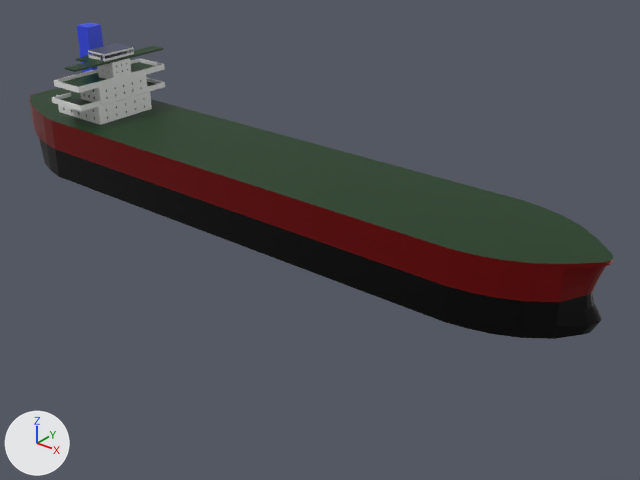
One commit to the FBX model Test4/Assets/ship.fbx: the scene before it, then after it.
Camera for both pictures: a 50 mm camera at (170.0, -184.0, 103.0) aimed at (18.0, 7.0, -15.0). Every picture has the same lights, and +X, +Y and +Z are marked at lower left. Where no turn or scale is listed for an object, it has been applied to the vertices. Vertices at the same position are counted once.

The first picture shows 'accomodation2', 'accomodation3', 'boatDeck', 'boatDeck.001', 'bridgeDeck', 'bridgeFloor.001', 'funnel', 'middleDeck', 'middleDeck.002', '平面', '平面.002', '立方体', '立方体.011', '立方体.012'.
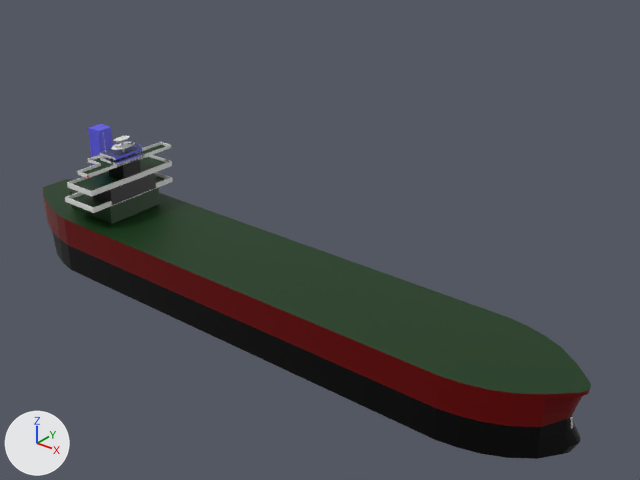
Pixel boxes (x1, y1, x2, y2) of what changed, in the pictures (640 x 480 px):
'立方体', moved
    before: (30, 93, 606, 339)
    after: (43, 180, 583, 459)
'立方体.011', moved
    before: (30, 89, 613, 269)
    after: (43, 179, 591, 398)
'立方体.012', recoloured, moved
    before: (57, 91, 152, 125)
    after: (70, 188, 160, 224)
'accomodation2', recoloured, moved
    before: (80, 75, 148, 105)
    after: (93, 173, 156, 205)
'middleDeck.002', moved
    before: (54, 58, 165, 93)
    after: (67, 155, 172, 197)
'funnel', moved
    before: (77, 23, 103, 73)
    after: (88, 124, 113, 166)
'middleDeck', moved, rescaled (35% taller)
    before: (63, 62, 154, 87)
    after: (74, 157, 166, 191)
'boatDeck.001', moved
    before: (52, 78, 165, 112)
    after: (65, 172, 173, 213)
'accomodation3', recoloured, moved
    before: (97, 58, 132, 79)
    after: (109, 159, 141, 180)
'bridgeDeck', moved, rescaled
    before: (65, 46, 163, 72)
    after: (82, 145, 166, 174)
'boatDeck', moved
    before: (61, 82, 155, 106)
    after: (73, 176, 165, 208)
'平面', moved, turned, rescaled
    before: (104, 47, 133, 61)
    after: (100, 145, 142, 158)
'平面.002', moved, turned, rescaled
    before: (88, 50, 105, 61)
    after: (87, 145, 171, 177)
'bridgeFloor.001', deleted
    before: (89, 43, 132, 54)
'bridgeFront.005', added
    after: (115, 149, 142, 165)
'圆环', added
    after: (111, 142, 135, 150)
'平面.006', added
    after: (78, 163, 101, 172)
'bridgeStardboard', added
    after: (100, 153, 115, 165)
'平面.007', added
    after: (142, 142, 161, 151)
'平面.003', moved
    before: (123, 49, 134, 55)
    after: (77, 171, 88, 178)
'圆环.001', added
    after: (114, 136, 129, 141)
part 1 of me_立方体_032, recoloured
    before: (57, 92, 152, 125)
    after: (70, 188, 160, 224)

The change, as a list of edits to the scene's bpy script:
```text
Change me_立方体_018:
    where me_立方体_018.from_pydata(...)  # 366 vertices, 364 faces; spans x -3.97..3.97, y -3.77..3.77, z -3.0..3.0
    me_立方体_018 part 3: all 346 faces that had it switch from mat_white (white #e7e7e7) to mat_black_001 (black #000000)
Change me_立方体_032:
    where me_立方体_032.from_pydata(...)  # 664 vertices, 662 faces; spans x -1.0..1.0, y -1.0..1.0, z -1.0..1.0
    used by ob_立方体_012; location = (-71.5, 0.0, 13.0); scale = (-11.1, -11.1, -3.19)
    me_立方体_032 part 1: all 582 faces that had it switch from mat_white (white #e7e7e7) to mat_green (dark green #063508)
Change me_立方体_011:
    where me_立方体_011.from_pydata(...)  # 488 vertices, 486 faces; spans x -1.0..1.0, y -1.0..1.0, z -1.0..1.0
    used by ob_accomodation2; location = (-65.6, 0.0, 19.5); rotation_euler = (0.0, 3.142, 0.0), in degrees (0, 180, 0); scale = (-5.19, -10.0, -3.0)
    me_立方体_011 part 2: all 456 faces that had it switch from mat_white (white #e7e7e7) to mat_black (black #282628)
Change ob_bridgedeck:
    ob_bridgedeck.location: (-70.2, 0.0, 29.6) -> (-70.2, 0.0, -6.2)
    ob_bridgedeck.scale: (9.79, 18.5, 0.263) -> (9.79, 18.5, 0.0399)
Change ob_平面:
    ob_平面.location: (-61.5, 0.0, 31.1) -> (-65.4, 0.0, -3.2)
    ob_平面.rotation_euler: (0.0, 1.571, 0.0) -> (-3.142, 0.0, 0.0)  # degrees (0, 90, 0) -> degrees (-180, 0, 0)
    ob_平面.scale: (1.25, 6.0, 1.0) -> (4.08, 5.95, 3.75)
Change ob_平面_003:
    ob_平面_003.location: (-65.3, 6.8, 26.6) -> (-63.0, -18.4, -5.7)
Change ob_middledeck_002:
    ob_middledeck_002.location: (-66.7, 0.1, 22.4) -> (-66.7, 0.1, -13.2)
Change ob_accomodation3:
    ob_accomodation3.location: (-64.4, 0.0, 26.2) -> (-64.4, 0.0, -9.4)
Change ob_立方体_012:
    ob_立方体_012.location: (-71.5, 0.0, 13.0) -> (-71.5, 0.0, -22.6)
Change ob_middledeck:
    ob_middledeck.location: (-66.7, 0.0, 22.9) -> (-66.7, 0.0, -12.7)
    ob_middledeck.scale: (6.07, 17.3, 0.351) -> (6.07, 17.9, 0.351)
Change ob_accomodation2:
    ob_accomodation2.location: (-65.6, 0.0, 19.5) -> (-65.6, 0.0, -16.1)
Change ob_立方体:
    ob_立方体.location: (0.0, 0.0, 0.0) -> (-0.4, 0.0, -36.2)
Change ob_boatdeck:
    ob_boatdeck.location: (-68.7, 0.0, 16.4) -> (-68.7, 0.0, -19.2)
Change ob_立方体_011:
    ob_立方体_011.location: (2.0, 0.0, 9.5) -> (1.7, 0.0, -26.7)
Change ob_平面_002:
    ob_平面_002.location: (-65.3, -5.2, 26.7) -> (-60.5, -0.1, -5.7)
    ob_平面_002.rotation_euler: (1.571, 0.0, -3.142) -> (0.0, -1.571, 0.0)  # degrees (90, 0, -180) -> degrees (0, -90, 0)
    ob_平面_002.scale: (-4.06, -1.25, -0.225) -> (-0.569, -30.8, -1.0)
Remove ob_bridgefloor_001:
    ob_bridgefloor_001 = bpy.data.objects.new('bridgeFloor.001', me_立方体_010)
Change ob_boatdeck_001:
    ob_boatdeck_001.location: (-68.3, 0.1, 16.2) -> (-68.3, 0.1, -19.4)
Change ob_funnel:
    ob_funnel.location: (-76.0, 0.3, 27.4) -> (-76.0, 0.0, -8.2)
Add ob_圆环_001:
    ob_圆环_001 = bpy.data.objects.new('圆环.001', me_圆环_001)  # 32 vertices, 1 face; spans x -1.11..2.45, y -1.37..5.01, z 3.88
    ob_圆环_001.location = (-64.8, -2.0, -2.3)
Add ob_圆环:
    ob_圆环 = bpy.data.objects.new('圆环', me_圆环)  # 32 vertices, 1 face; spans x -2.65..2.65, y -4.76..4.76, z 0.0
    ob_圆环.location = (-64.1, 0.1, -1.1)
Add ob_bridgestardboard:
    ob_bridgestardboard = bpy.data.objects.new('bridgeStardboard', me_平面_1)  # 92 vertices, 94 faces; spans x -4.0..4.19, y -19.45..-19.4, z -1.4..1.4
    ob_bridgestardboard.location = (-65.4, 13.4, -4.6)
Add ob_平面_007:
    ob_平面_007 = bpy.data.objects.new('平面.007', me_平面_020)  # a box spanning x 0.0..0.19, y -4.65..4.65, z -0.6..0.6
    ob_平面_007.location = (-65.7, 13.9, -5.7)
Add ob_bridgefront_005:
    ob_bridgefront_005 = bpy.data.objects.new('bridgeFront.005', me_平面_013)  # 88 vertices, 76 faces; spans x -15.35..-15.1, y -6.0..6.0, z 8.28..11.08; in mat_blue (blue #2f48e7)
    ob_bridgefront_005.location = (-46.1, 0.0, -14.2)
Add ob_平面_006:
    ob_平面_006 = bpy.data.objects.new('平面.006', me_平面_019)  # a box spanning x 0.0..0.19, y -4.74..4.74, z -0.59..0.59
    ob_平面_006.location = (-65.7, -13.8, -5.7)
```
